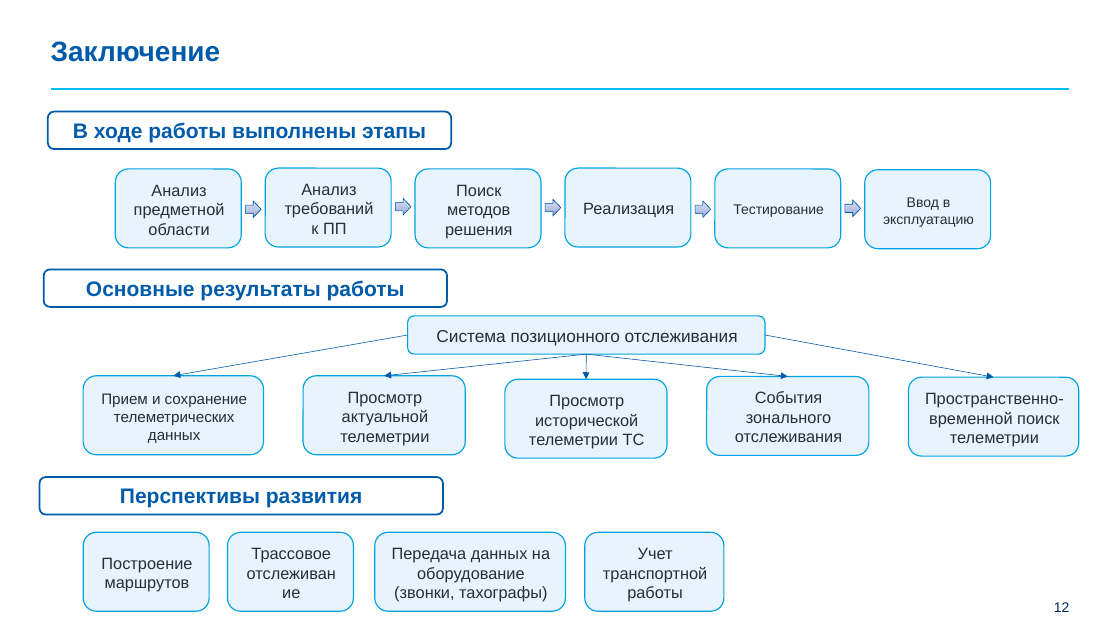
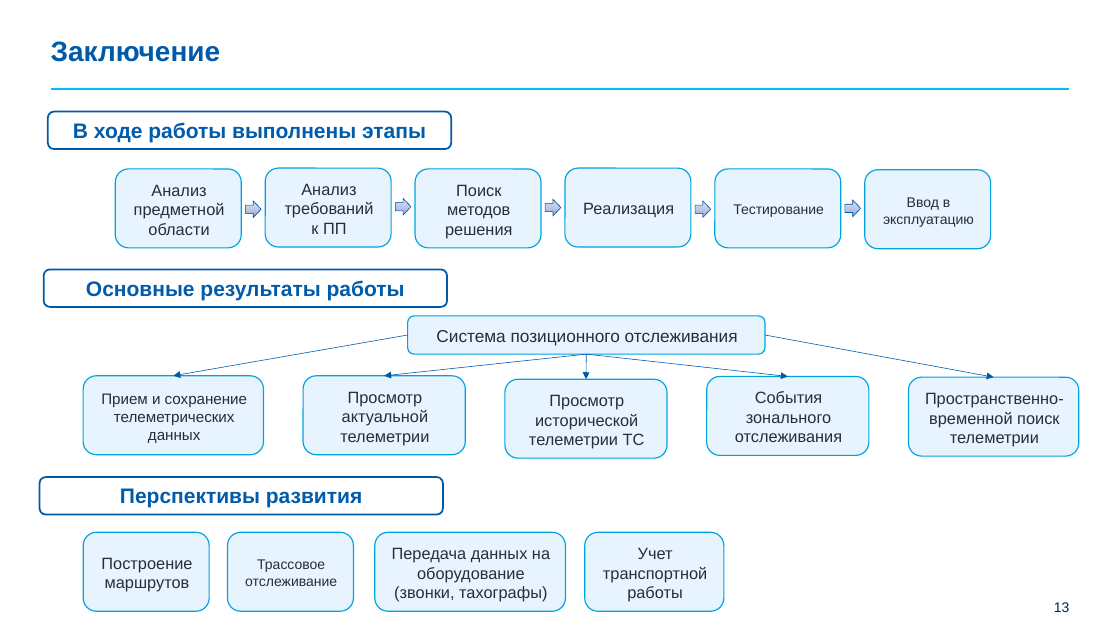
Before and after one commit to maxi7665/VKR, a slide deck: slide 13 of BystrovMD_4131z_Presentation.pptx (slide 12 before the commit). Drawn at 1120x630 pixels with LibreOffice and Linux fonts; fonts in the diff are those of the drawing; background and template pictures are left out. Boxes give left, top, right and bottom in pixels: in the first picture for what was removed or moved away, otherwise in the second. Text is boxed around its words. In the diff, an @@ line names an element or a change of style, - is before the commit and + after.

```diff
--- a/BystrovMD_4131z_Presentation.pptx
+++ b/BystrovMD_4131z_Presentation.pptx
@@ rounded rectangle "Трассовое отслеживание" at [228,533,354,612]: size 14 to 12 pt @@
```
Also in this commit, not shown: 5 other slides changed, 1 slide added, 4 other files.
